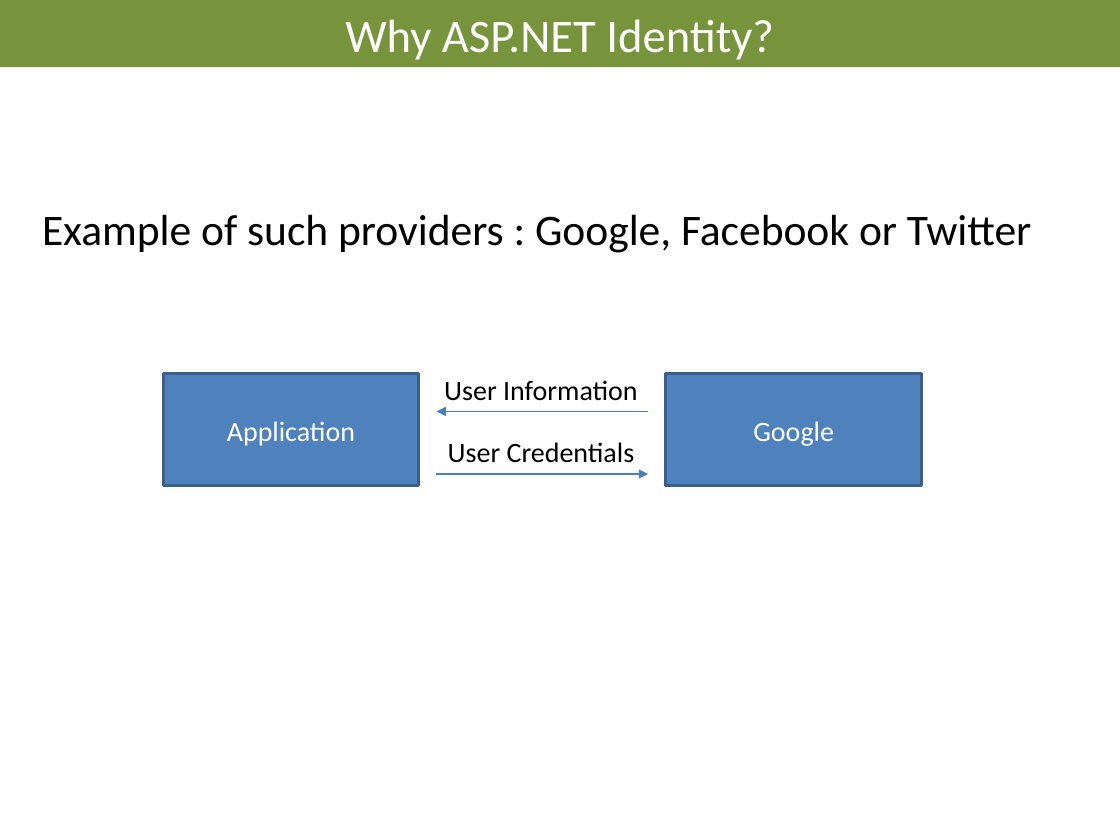
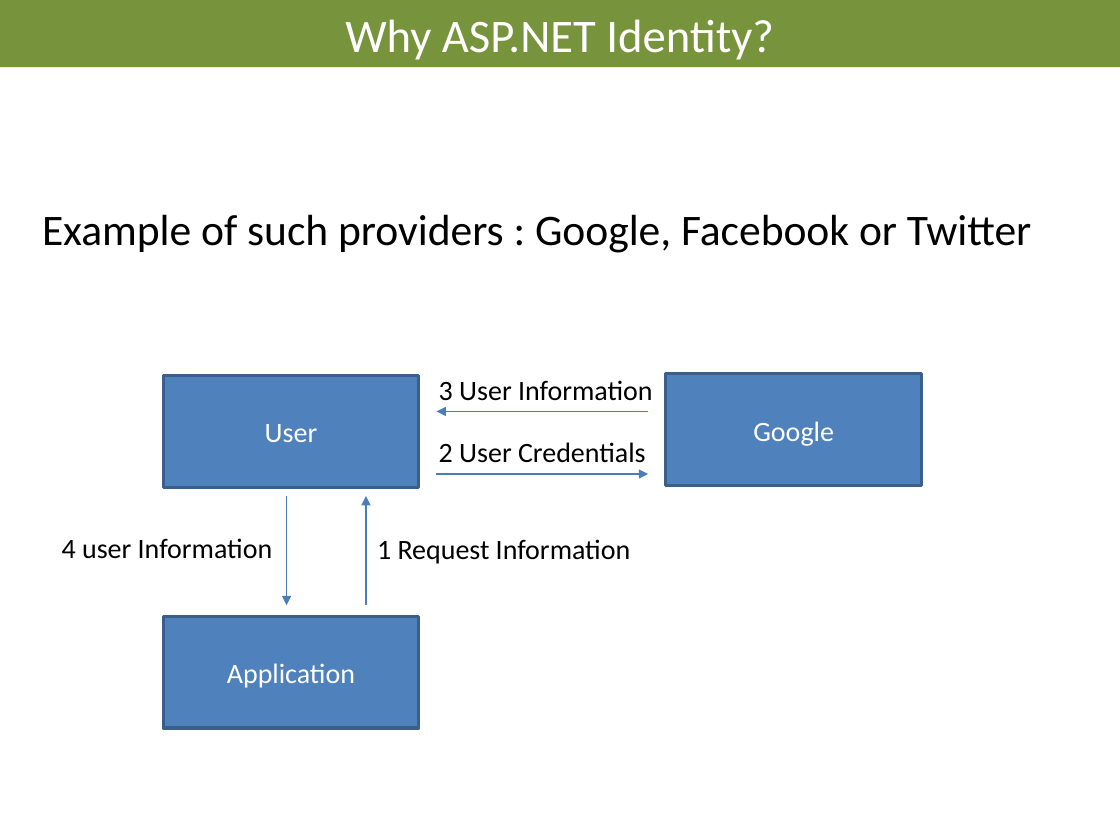
Before and after one commit to AndreasElffors/IdentityTemplate, a slide deck: slide 7 of Documents/Identity-Introduction.pptx. Drawn at 1120x840 pixels with LibreOffice and Linux fonts; fonts in the diff are those of the drawing; background and template pictures are left out. Boxes give left, top, right and bottom in pixels: in the first picture for what was removed or moved away, otherwise in the second. Text is boxed around its words. In the diff, an @@ line names an element or a change of style, - is before the commit and + after.

```diff
--- a/Documents/Identity-Introduction.pptx
+++ b/Documents/Identity-Introduction.pptx
@@ rectangle added at box(164, 375, 419, 487), fill #4F81BD, outline #3A5F8C 2 pt, 18 pt, text #FFFFFF @@
+User
@@ text at box(439, 380, 653, 401): text changed @@
-User Information
+3 User Information
@@ text at box(439, 442, 646, 463): text changed @@
-User Credentials
+2 User Credentials
@@ arrow added from (287, 496) to (287, 605), #4B7EBC 0.75 pt @@
@@ arrow added from (366, 605) to (366, 496), #4B7EBC 0.75 pt @@
@@ text added at box(62, 538, 273, 559), 18 pt, text #000000 @@
+4 user Information
@@ text added at box(377, 539, 631, 564), 18 pt, text #000000 @@
+1 Request Information
@@ rectangle "Application": place and size @@
-rectangle "Application" at box(164, 374, 419, 486)
+rectangle "Application" at box(164, 616, 419, 728)
```
Also in this commit, not shown: 3 other files.
